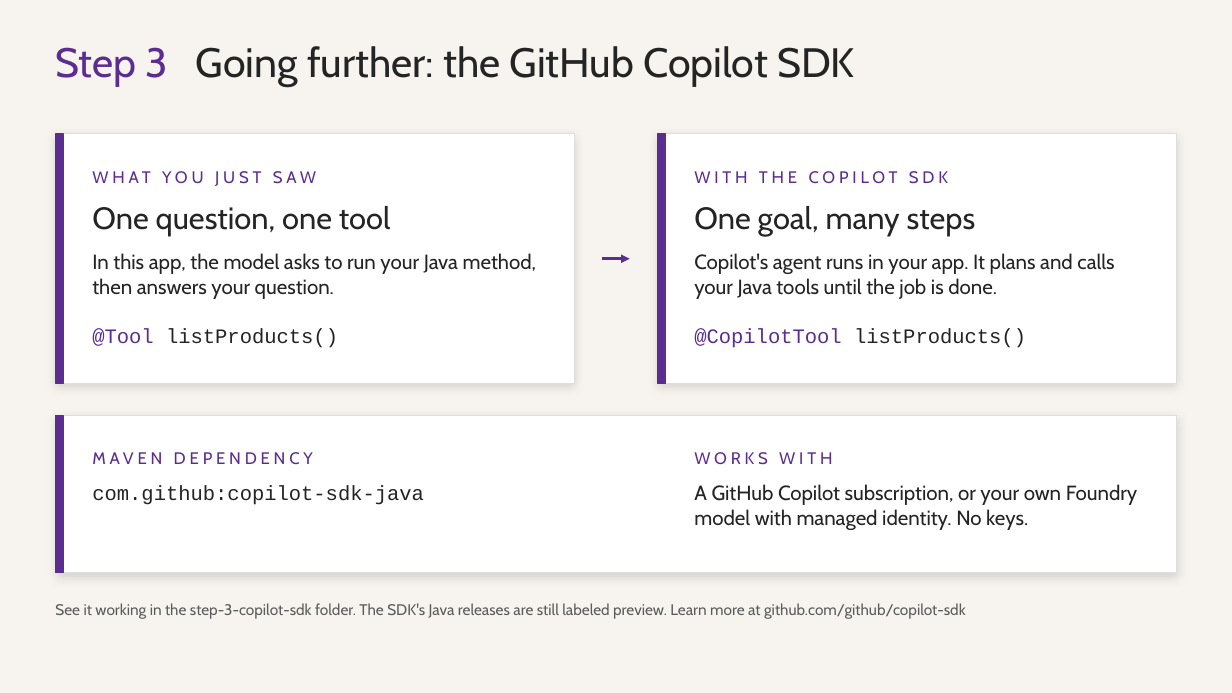
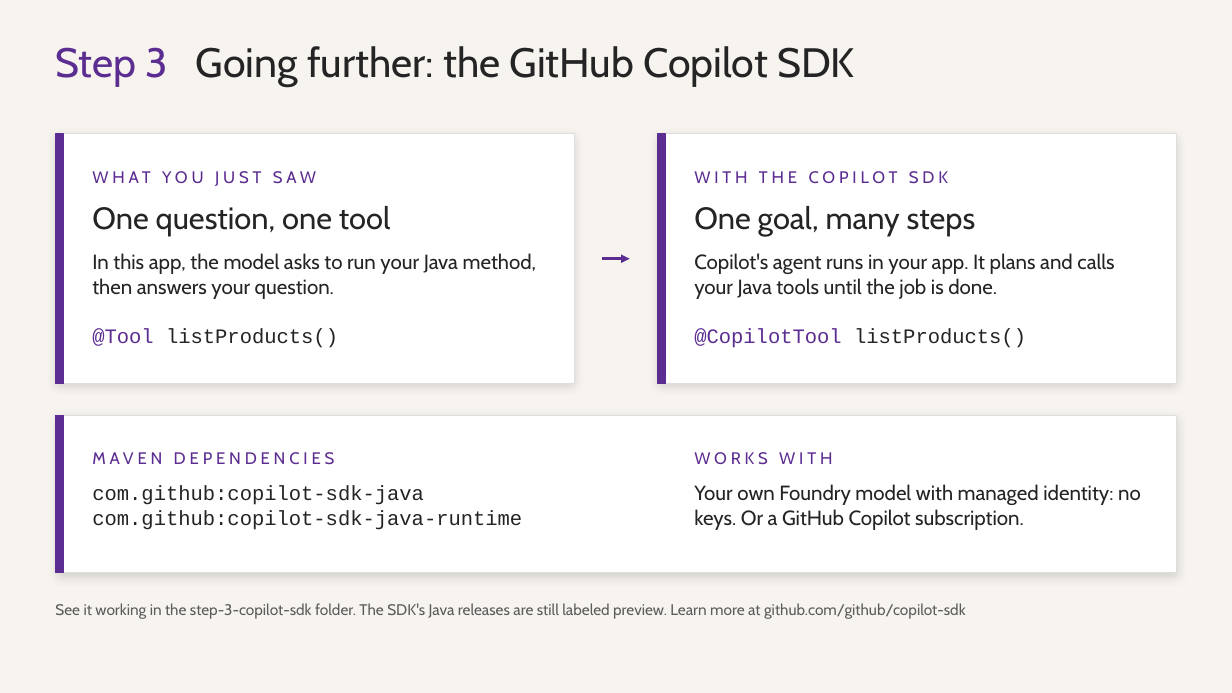
Before and after one commit to roryp/spring-ai-webstore, a slide deck: slide 8 of docs/trail-store-workshop.pptx. Drawn at 1232x693 pixels with LibreOffice and Linux fonts; fonts in the diff are those of the drawing. Boxes give left, top, right and bottom in pixels: in the first picture for what was removed or moved away, otherwise in the second. Text is boxed around its words. In the diff, an @@ line names an element or a change of style, - is before the commit and + after.

```diff
--- a/docs/trail-store-workshop.pptx
+++ b/docs/trail-store-workshop.pptx
@@ text at (92, 452, 335, 465): text changed @@
-MAVEN DEPENDENCY
+MAVEN DEPENDENCIES
@@ text at (694, 484, 1141, 530): text changed @@
-A GitHub Copilot subscription, or your own Foundry model with managed identity. No keys.
+Your own Foundry model with managed identity: no keys. Or a GitHub Copilot subscription.
@@ text at (92, 511, 522, 530): paragraph added @@
+com.github:copilot-sdk-java-runtime
```
